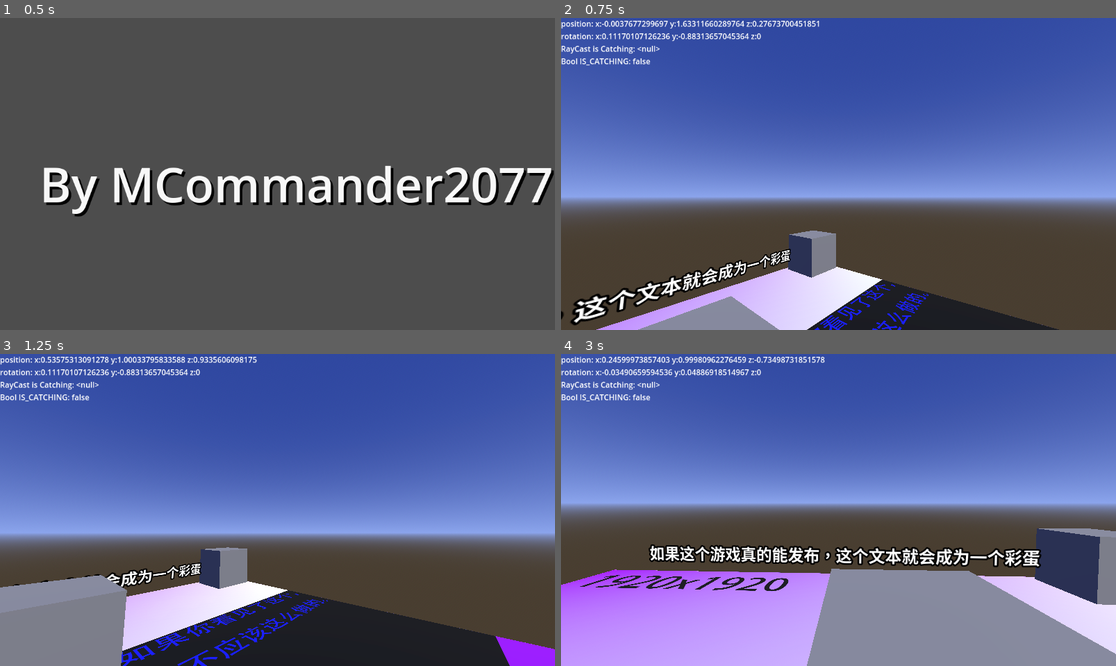
Above: before the commit, frames 1-4 (two rows, left to right).
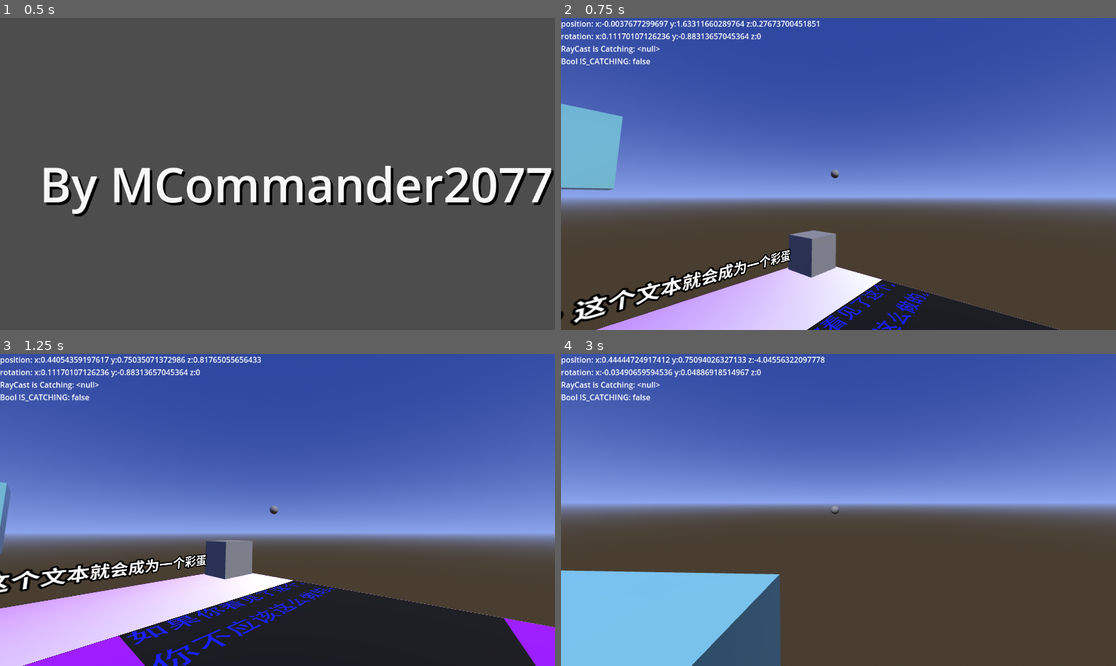
Above: after the commit, the same moments.

Repository: MCommander2088/joyfulTimes
Game: Godot game, scene res://gui/opening_credits.tscn
The game is run twice, just before and just after one commit, with the same random seed, the same clock (stepped at 60 frames per second) and the same inputs.
Inputs (mouse positions are in pixels of both pictures, inside the frame that each line leads up to):
- Up to frame 1 (0.5 s): no input
- Up to frame 2 (0.75 s): tap Enter (ui_accept) at 0.5 s; move the mouse to (960, 158) at 0.52 s; hold D (move_right) from 0.53 s (still down); tap E (action_pick) at 0.6 s; click (960, 158) at 0.67 s
- Up to frame 3 (1.25 s): keep holding D (move_right); tap Enter (ui_accept) at 0.77 s
- Up to frame 4 (3 s): move the mouse to (810, 510) at 1.27 s; release D (move_right) at 1.28 s; hold W (move_forward) from 1.28 s (still down); tap E (action_pick) at 1.35, 2.1, 2.85 s; tap Enter (ui_accept) at 1.52 s; move the mouse to (849, 503) at 2.02 s; move the mouse to (832, 516) at 2.77 s

Frame 1 is identical in both runs. In frame 2, 4.2% of the frame differs, in the area x 0-90%, y 27-100%; in frame 3, 15%; in frame 4, 36%, in the area x 0-100%, y 0-100%.

Commit message:
update b0.0.1

Diff:
--- a/maps/t_demo1_jt/t_demo1_jt.tscn
+++ b/maps/t_demo1_jt/t_demo1_jt.tscn
@@ -1,7 +1,8 @@
-[gd_scene load_steps=14 format=3 uid="uid://bswhnr2t731bh"]
+[gd_scene load_steps=12 format=3 uid="uid://bswhnr2t731bh"]
 
 [ext_resource type="PackedScene" uid="uid://be5xnso5v3bau" path="res://wheels/player.tscn" id="1_heild"]
 [ext_resource type="Texture2D" uid="uid://ci66xsjn8dmyv" path="res://maps/t_demo1_jt/meshtest.png" id="2_s40jf"]
+[ext_resource type="PackedScene" uid="uid://dt5hig2qs5e6p" path="res://objects/simple_box.tscn" id="3_nfqw6"]
 
 [sub_resource type="ProceduralSkyMaterial" id="ProceduralSkyMaterial_npk8f"]
 sky_top_color = Color(0.189116, 0.276784, 0.624366, 1)
@@ -28,20 +29,14 @@
 [sub_resource type="PlaneMesh" id="PlaneMesh_qyq6k"]
 size = Vector2(10, 10)
 
-[sub_resource type="PlaceholderTexture2D" id="PlaceholderTexture2D_pc7mr"]
-
 [sub_resource type="PlaceholderTexture2D" id="PlaceholderTexture2D_6xoyq"]
 
 [sub_resource type="StandardMaterial3D" id="StandardMaterial3D_ajh5y"]
-albedo_color = Color(0, 1, 1, 1)
-albedo_texture = SubResource("PlaceholderTexture2D_pc7mr")
+metallic = 1.0
+metallic_specular = 1.0
+roughness = 0.0
 roughness_texture = SubResource("PlaceholderTexture2D_6xoyq")
 roughness_texture_channel = 3
-
-[sub_resource type="ConcavePolygonShape3D" id="ConcavePolygonShape3D_mvhi4"]
-data = PackedVector3Array(-0.5, 0.5, 0.5, 0.5, 0.5, 0.5, -0.5, -0.5, 0.5, 0.5, 0.5, 0.5, 0.5, -0.5, 0.5, -0.5, -0.5, 0.5, 0.5, 0.5, -0.5, -0.5, 0.5, -0.5, 0.5, -0.5, -0.5, -0.5, 0.5, -0.5, -0.5, -0.5, -0.5, 0.5, -0.5, -0.5, 0.5, 0.5, 0.5, 0.5, 0.5, -0.5, 0.5, -0.5, 0.5, 0.5, 0.5, -0.5, 0.5, -0.5, -0.5, 0.5, -0.5, 0.5, -0.5, 0.5, -0.5, -0.5, 0.5, 0.5, -0.5, -0.5, -0.5, -0.5, 0.5, 0.5, -0.5, -0.5, 0.5, -0.5, -0.5, -0.5, 0.5, 0.5, 0.5, -0.5, 0.5, 0.5, 0.5, 0.5, -0.5, -0.5, 0.5, 0.5, -0.5, 0.5, -0.5, 0.5, 0.5, -0.5, -0.5, -0.5, 0.5, 0.5, -0.5, 0.5, -0.5, -0.5, -0.5, 0.5, -0.5, 0.5, 0.5, -0.5, -0.5, -0.5, -0.5, -0.5)
-
-[sub_resource type="BoxMesh" id="BoxMesh_dgn6c"]
 
 [node name="TDemo1" type="Node3D"]
 
@@ -81,22 +76,5 @@
 pixel_size = 0.01
 text = "如果这个游戏真的能发布，这个文本就会成为一个彩蛋"
 
-[node name="Box3" type="StaticBody3D" parent="."]
-transform = Transform3D(1, 0, 0, 0, 1, 0, 0, 0, 1, 0.620615, 0.505854, -1.73593)
-
-[node name="CollisionShape3D" type="CollisionShape3D" parent="Box3"]
-shape = SubResource("ConcavePolygonShape3D_mvhi4")
-
-[node name="Box1" type="MeshInstance3D" parent="Box3"]
-mesh = SubResource("BoxMesh_dgn6c")
-skeleton = NodePath("../..")
-
-[node name="Box1" type="StaticBody3D" parent="."]
-transform = Transform3D(1, 0, 0, 0, 1, 0, 0, 0, 1, 3.05521, 0.506406, 2.96444)
-
-[node name="CollisionShape3D" type="CollisionShape3D" parent="Box1"]
-shape = SubResource("ConcavePolygonShape3D_mvhi4")
-
-[node name="Box2" type="MeshInstance3D" parent="Box1"]
-mesh = SubResource("BoxMesh_dgn6c")
-skeleton = NodePath("../../Box3/Box1")
+[node name="SimpleBox" parent="." instance=ExtResource("3_nfqw6")]
+transform = Transform3D(1, 0, 0, 0, 1, 0, 0, 0, 1, -0.306498, 2.86845, -4.26916)
--- /dev/null
+++ b/objects/simple_box.tscn
@@ -0,0 +1,27 @@
+[gd_scene load_steps=5 format=3 uid="uid://dt5hig2qs5e6p"]
+
+[sub_resource type="PhysicsMaterial" id="PhysicsMaterial_1mip2"]
+rough = true
+
+[sub_resource type="StandardMaterial3D" id="StandardMaterial3D_v6q4q"]
+albedo_color = Color(0.643137, 1, 1, 1)
+metallic = 0.4
+metallic_specular = 0.0
+roughness = 0.1
+
+[sub_resource type="BoxMesh" id="BoxMesh_4mi4r"]
+material = SubResource("StandardMaterial3D_v6q4q")
+
+[sub_resource type="ConcavePolygonShape3D" id="ConcavePolygonShape3D_5spyu"]
+data = PackedVector3Array(-0.5, 0.5, 0.5, 0.5, 0.5, 0.5, -0.5, -0.5, 0.5, 0.5, 0.5, 0.5, 0.5, -0.5, 0.5, -0.5, -0.5, 0.5, 0.5, 0.5, -0.5, -0.5, 0.5, -0.5, 0.5, -0.5, -0.5, -0.5, 0.5, -0.5, -0.5, -0.5, -0.5, 0.5, -0.5, -0.5, 0.5, 0.5, 0.5, 0.5, 0.5, -0.5, 0.5, -0.5, 0.5, 0.5, 0.5, -0.5, 0.5, -0.5, -0.5, 0.5, -0.5, 0.5, -0.5, 0.5, -0.5, -0.5, 0.5, 0.5, -0.5, -0.5, -0.5, -0.5, 0.5, 0.5, -0.5, -0.5, 0.5, -0.5, -0.5, -0.5, 0.5, 0.5, 0.5, -0.5, 0.5, 0.5, 0.5, 0.5, -0.5, -0.5, 0.5, 0.5, -0.5, 0.5, -0.5, 0.5, 0.5, -0.5, -0.5, -0.5, 0.5, 0.5, -0.5, 0.5, -0.5, -0.5, -0.5, 0.5, -0.5, 0.5, 0.5, -0.5, -0.5, -0.5, -0.5, -0.5)
+
+[node name="SimpleBox" type="RigidBody3D"]
+mass = 10.0
+physics_material_override = SubResource("PhysicsMaterial_1mip2")
+gravity_scale = 0.6
+
+[node name="MeshInstance3D" type="MeshInstance3D" parent="."]
+mesh = SubResource("BoxMesh_4mi4r")
+
+[node name="CollisionShape3D" type="CollisionShape3D" parent="."]
+shape = SubResource("ConcavePolygonShape3D_5spyu")
--- a/project.godot
+++ b/project.godot
@@ -13,6 +13,7 @@
 config/name="joyfulTimes"
 run/main_scene="res://gui/opening_credits.tscn"
 config/features=PackedStringArray("4.3", "Forward Plus")
+boot_splash/show_image=false
 config/icon="res://icon.svg"
 
 [dotnet]
@@ -57,3 +58,7 @@
 , Object(InputEventJoypadButton,"resource_local_to_scene":false,"resource_name":"","device":-1,"button_index":1,"pressure":0.0,"pressed":true,"script":null)
 ]
 }
+
+[rendering]
+
+anti_aliasing/quality/msaa_3d=1
--- a/wheels/player.tscn
+++ b/wheels/player.tscn
@@ -4,16 +4,23 @@
 [ext_resource type="PackedScene" uid="uid://6km7ww2720qn" path="res://gui/testing/test_gui.tscn" id="2_ixajq"]
 
 [sub_resource type="CapsuleShape3D" id="CapsuleShape3D_1i3ag"]
+radius = 0.25
+height = 0.5
 
 [sub_resource type="CapsuleMesh" id="CapsuleMesh_35ot5"]
-radius = 0.1
+radius = 0.01
 
 [node name="Player" type="CharacterBody3D"]
 script = ExtResource("1_cb3c6")
 
 [node name="TestGui" parent="." instance=ExtResource("2_ixajq")]
 
-[node name="CollisionShape3D" type="CollisionShape3D" parent="."]
+[node name="Head_Shape" type="CollisionShape3D" parent="."]
+transform = Transform3D(1, 0, 0, 0, 1, 0, 0, 0, 1, 0, 0.75, 0)
+shape = SubResource("CapsuleShape3D_1i3ag")
+
+[node name="Feet_Shape" type="CollisionShape3D" parent="."]
+transform = Transform3D(1, 0, 0, 0, 1, 0, 0, 0, 1, 0, -0.5, 0)
 shape = SubResource("CapsuleShape3D_1i3ag")
 
 [node name="Camera3D" type="Camera3D" parent="."]
@@ -24,7 +31,6 @@
 transform = Transform3D(1, 0, 0, 0, -8.74228e-08, -1, 0, 2, -4.37114e-08, 0, 0, 0)
 
 [node name="MeshInstance3D" type="MeshInstance3D" parent="Camera3D"]
-transform = Transform3D(1, 0, 0, 0, -0.0102798, -0.999947, 0, 0.999947, -0.0102798, -0.0446938, -0.0196965, -1.47777)
-visible = false
+transform = Transform3D(1, 0, 0, 0, -0.0102798, -0.999947, 0, 0.999947, -0.0102798, -0.00848517, 0.0103027, -1.47777)
 mesh = SubResource("CapsuleMesh_35ot5")
 skeleton = NodePath("../..")
Not shown, added: export_presets.cfg
Not shown, changed: .gitignore
